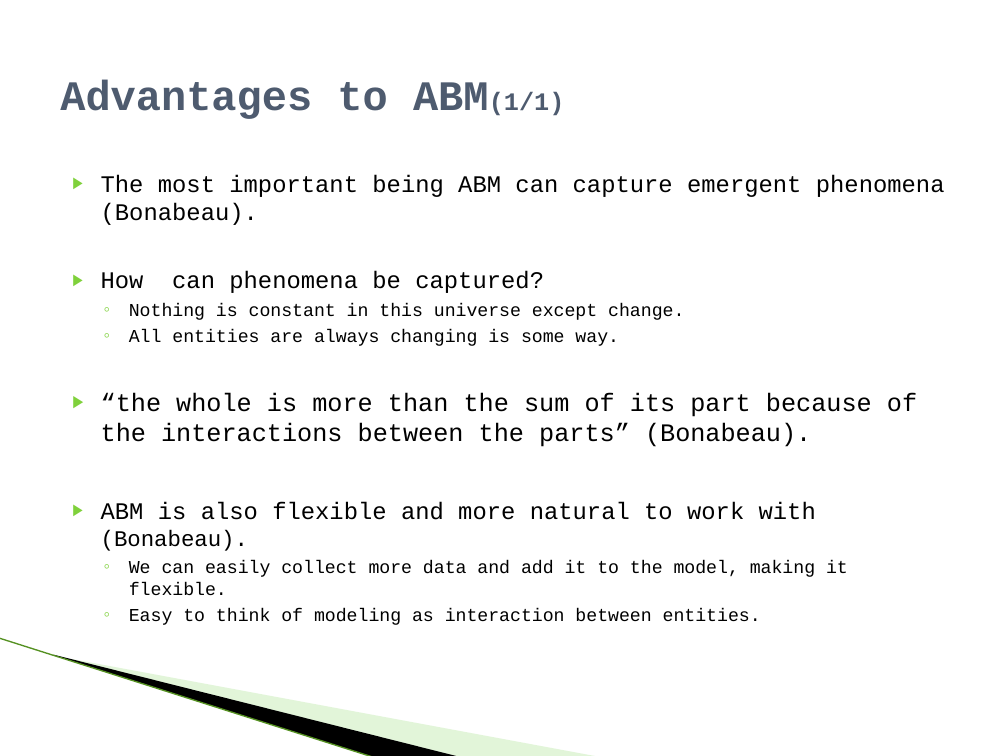
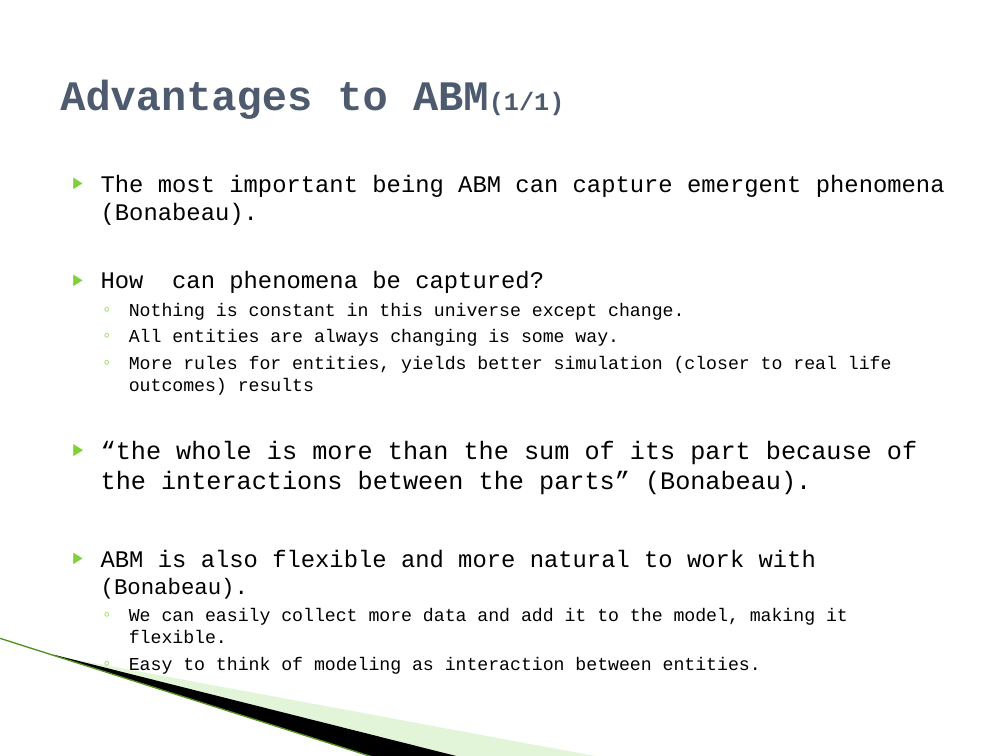
Before and after one commit to raodj/muse, a slide deck: slide 7 of Thesis/MUSE_Defense_presentation.pptx. Drawn at 1008x756 pixels with LibreOffice and Linux fonts; fonts in the diff are those of the drawing; background and template pictures are left out. Boxes give left, top, right and bottom in pixels: in the first picture for what was removed or moved away, otherwise in the second. Text is boxed around its words. In the diff, an @@ line names an element or a change of style, - is before the commit and + after.

```diff
--- a/Thesis/MUSE_Defense_presentation.pptx
+++ b/Thesis/MUSE_Defense_presentation.pptx
@@ text at box(129, 356, 892, 395): paragraph added @@
+  ◦ More rules for entities, yields better simulation (closer to real life outcomes) results
```
Also in this commit, not shown: 2 other slides changed, 8 slides added, 1 other file.
